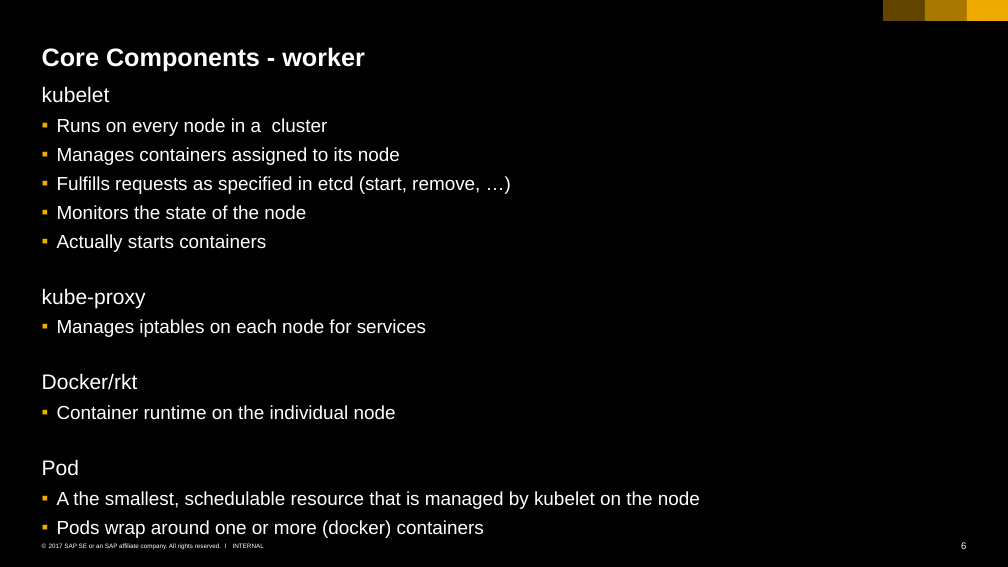
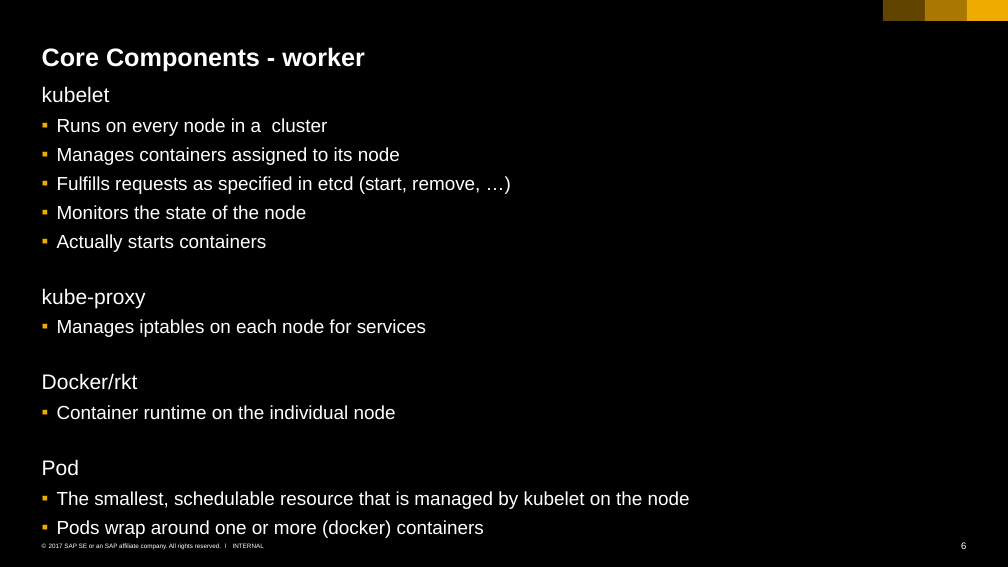
Before and after one commit to cuijiyao01/docker-k8s-training, a slide deck: slide 6 of kubernetes/01_k8s_core_components.pptx. Drawn at 1008x567 pixels with LibreOffice and Linux fonts; fonts in the diff are those of the drawing. Boxes give left, top, right and bottom in pixels: in the first picture for what was removed or moved away, otherwise in the second. Text is boxed around its words. In the diff, an @@ line names an element or a change of style, - is before the commit and + after.

Commit message:
fixed typo with pod description

```diff
--- a/kubernetes/01_k8s_core_components.pptx
+++ b/kubernetes/01_k8s_core_components.pptx
@@ text at [57,491,690,509]: text changed @@
-  ▪ A the smallest, schedulable resource that is managed by kubelet on the node
+  ▪ The smallest, schedulable resource that is managed by kubelet on the node
```
